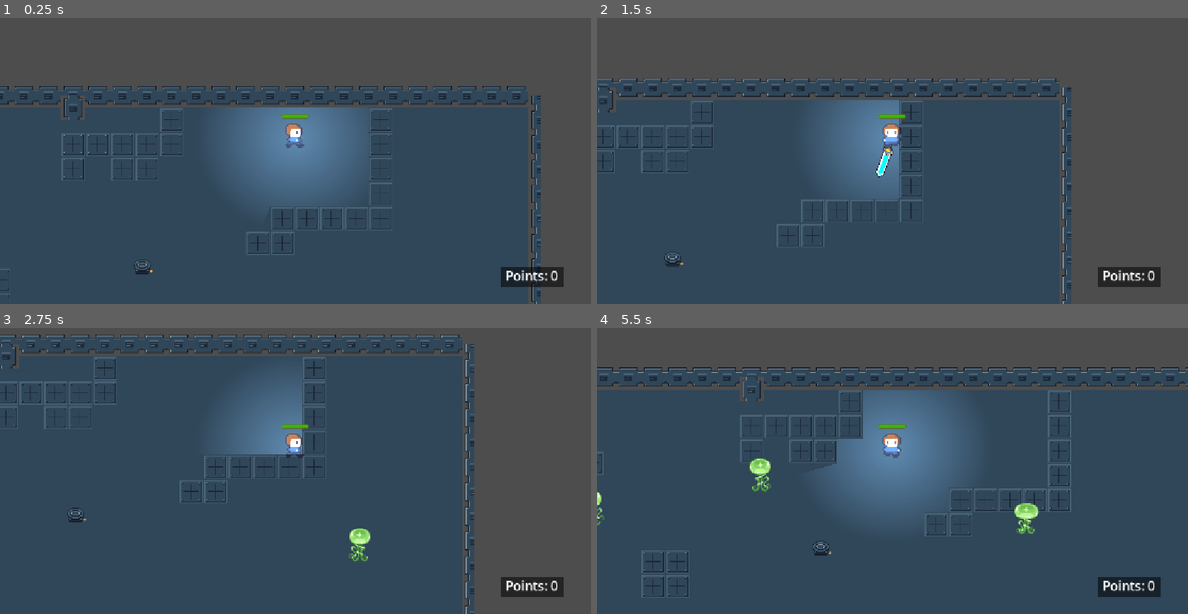
Above: before the commit, frames 1-4 (two rows, left to right).
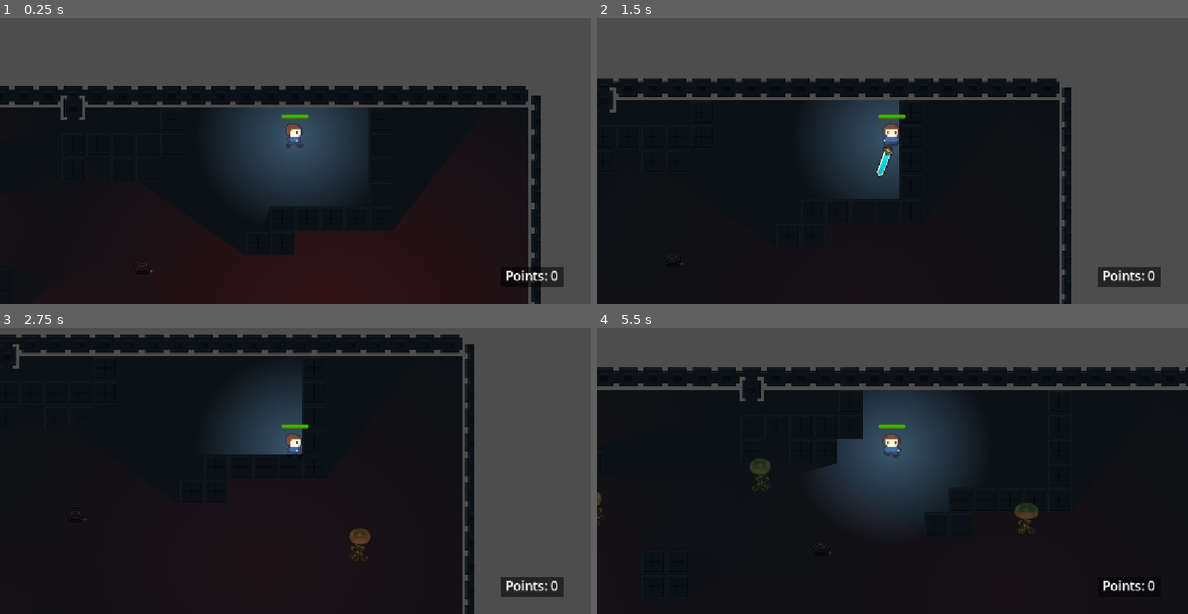
Above: after the commit, the same moments.

Repository: Simi-jpg/codesmelt-jam
Game: Godot game, scene res://scenes/level/dark-survival.tscn
Same seed, same stepped clock (60 frames per second), same inputs: the game is played once before the commit and once after it. This scene is started directly instead of the project's main scene.
Inputs (mouse positions are in pixels of both pictures, inside the frame that each line leads up to):
- Up to frame 1 (0.25 s): no input
- Up to frame 2 (1.5 s): tap Enter (interact) at 0.5 s; move the mouse to (1022, 120) at 0.52 s; hold Right (ui_right) 0.53-1.28 s; hold R 0.53-1.28 s; move the mouse to (774, 155) at 1.27 s; hold Down (ui_down) from 1.28 s (still down); click (774, 155) at 1.35 s
- Up to frame 3 (2.75 s): tap R at 1.55 s; move the mouse to (354, 373) at 2.02 s; release Down (ui_down) at 2.03 s; hold Right (ui_right) from 2.03 s (still down); hold R from 2.03 s (still down); tap Enter (interact) at 2.1 s
- Up to frame 4 (5.5 s): move the mouse to (862, 513) at 2.77 s; release Right (ui_right) at 2.78 s; release R at 2.78 s; hold Up (ui_up) 2.78-3.53 s; tap R at 2.85, 4.55 s; move the mouse to (1069, 496) at 3.52 s; hold R 3.53-4.28 s; hold Left (ui_left) 3.53-5.03 s; move the mouse to (715, 396) at 4.27 s; click (715, 396) at 4.35 s; move the mouse to (922, 448) at 5.02 s; hold Down (ui_down) from 5.03 s (still down); hold R from 5.03 s (still down); tap Enter (interact) at 5.1 s

The runs differ from the first frame. In frame 1, 67% of the frame differs, in the area x 0-92%, y 23-100%; in frame 2, 61%; in frame 3, 76%; in frame 4, 84%, in the area x 0-100%, y 14-100%.

Commit message:
dark-level UI

Diff:
--- a/project-red-gem/scenes/level/dark-survival.tscn
+++ b/project-red-gem/scenes/level/dark-survival.tscn
@@ -1,6 +1,8 @@
 [gd_scene format=4 uid="uid://c84jqr40885ft"]
 
+[ext_resource type="Script" uid="uid://buhwg7shwfwr6" path="res://scenes/level/dark_survival.gd" id="1_2foc5"]
 [ext_resource type="Texture2D" uid="uid://iq44r7inac43" path="res://tilesets/orbital_oupost_tileset.png" id="1_djpml"]
+[ext_resource type="Script" uid="uid://b0hlkl2nvq4yn" path="res://scripts/alarm_light.gd" id="2_dqa5a"]
 [ext_resource type="PackedScene" uid="uid://bkn3q84g6m28" path="res://scenes/character/player.tscn" id="2_vp4u4"]
 [ext_resource type="Texture2D" uid="uid://disgdf012s6m3" path="res://sprites/storage-equipment/control_terminal.png" id="3_djpml"]
 [ext_resource type="Texture2D" uid="uid://b1se02n4rdvlb" path="res://sprites/storage-equipment/communications_antenna.png" id="4_vp4u4"]
@@ -296,11 +298,41 @@
 fill_from = Vector2(0.5, 0.5)
 fill_to = Vector2(0.859375, 0.13368055)
 
+[sub_resource type="RectangleShape2D" id="RectangleShape2D_0cnue"]
+size = Vector2(105, 33)
+
 [node name="Dark" type="Node2D" unique_id=1742219981]
+script = ExtResource("1_2foc5")
 
 [node name="TileMapLayer" type="TileMapLayer" parent="." unique_id=731028297]
 tile_map_data = PackedByteArray("AAACAAAAAAAFAAUAAAACAAEAAAAAAAAAAAADAAAAAAAEAAUAAAADAAEAAAAAAAAAAAACAAIAAAAAAAAAAAACAA …(48944 unchanged characters)…
 tile_set = SubResource("TileSet_3qdwu")
+
+[node name="AlarmLights" type="Node2D" parent="." unique_id=1229898432]
+
+[node name="AlarmLight" type="PointLight2D" parent="AlarmLights" unique_id=1800866494]
+position = Vector2(878, 284)
+scale = Vector2(14.343751, 11.170284)
+color = Color(0.9019608, 0, 0, 1)
+shadow_enabled = true
+texture = SubResource("GradientTexture2D_0cnue")
+script = ExtResource("2_dqa5a")
+
+[node name="AlarmLight2" type="PointLight2D" parent="AlarmLights" unique_id=38999231]
+position = Vector2(327, 391)
+scale = Vector2(10.203123, 7.945745)
+color = Color(0.9019608, 0, 0, 1)
+shadow_enabled = true
+texture = SubResource("GradientTexture2D_0cnue")
+script = ExtResource("2_dqa5a")
+
+[node name="AlarmLight3" type="PointLight2D" parent="AlarmLights" unique_id=1750500836]
+position = Vector2(205, 128)
+scale = Vector2(10.203123, 7.945745)
+color = Color(0.9019608, 0, 0, 1)
+shadow_enabled = true
+texture = SubResource("GradientTexture2D_0cnue")
+script = ExtResource("2_dqa5a")
 
 [node name="Player" parent="." unique_id=424066194 instance=ExtResource("2_vp4u4")]
 position = Vector2(833, 55)
@@ -314,7 +346,6 @@
 zoom = Vector2(1.5, 1.5)
 
 [node name="CanvasModulate" type="CanvasModulate" parent="." unique_id=1516921600]
-visible = false
 color = Color(0.24115604, 0.24115604, 0.24115604, 1)
 
 [node name="LockdownTerminal" type="Node2D" parent="." unique_id=242163166]
@@ -333,12 +364,17 @@
 scale = Vector2(1.5937499, 1.5079329)
 color = Color(0.41005328, 0.51578, 0.8420519, 1)
 energy = 0.7
-shadow_enabled = true
 texture = SubResource("GradientTexture2D_5aaoj")
 
 [node name="ReactorConsole" type="Sprite2D" parent="LockdownTerminal" unique_id=1001498348]
 position = Vector2(25, -34)
 texture = ExtResource("5_3471q")
+
+[node name="Area2D" type="Area2D" parent="LockdownTerminal" unique_id=1908685100]
+
+[node name="CollisionShape2D" type="CollisionShape2D" parent="LockdownTerminal/Area2D" unique_id=268676357]
+position = Vector2(1, 0)
+shape = SubResource("RectangleShape2D_0cnue")
 
 [node name="EnemySpawner" parent="." unique_id=1311857829 instance=ExtResource("6_3471q")]
 spawn_scene = ExtResource("7_ffuv3")
@@ -356,7 +392,7 @@
 
 [node name="PotionSpawner" parent="." unique_id=977113792 instance=ExtResource("6_3471q")]
 spawn_scene = ExtResource("8_ffuv3")
-spawn_interval = 2.8449999999999998
+spawn_interval = 9.225
 
 [node name="Marker2D" parent="PotionSpawner/SpawnPoints" parent_id_path=PackedInt32Array(977113792, 2106555087) index="0" unique_id=1825563346]
 position = Vector2(634, 220)
@@ -376,5 +412,33 @@
 [node name="CableReel3" type="Sprite2D" parent="PotionSpawner/SpawnPoints/Marker2D3" index="0" unique_id=114006631]
 texture = ExtResource("9_5aaoj")
 
+[node name="HealthPotion2" parent="." unique_id=743904258 instance=ExtResource("8_ffuv3")]
+position = Vector2(1049, 545)
+
+[node name="Timer" type="Timer" parent="." unique_id=593182452]
+wait_time = 60.0
+one_shot = true
+
+[node name="CanvasLayer" type="CanvasLayer" parent="." unique_id=1393503602]
+
+[node name="Label" type="Label" parent="CanvasLayer" unique_id=1126640930]
+visible = false
+anchors_preset = 8
+anchor_left = 0.5
+anchor_top = 0.5
+anchor_right = 0.5
+anchor_bottom = 0.5
+offset_left = -105.5
+offset_top = -11.5
+offset_right = 105.5
+offset_bottom = 11.5
+grow_horizontal = 2
+grow_vertical = 2
+text = "Press r to disable lockdown"
+
+[connection signal="body_entered" from="LockdownTerminal/Area2D" to="." method="_on_area_2d_body_entered"]
+[connection signal="body_exited" from="LockdownTerminal/Area2D" to="." method="_on_area_2d_body_exited"]
+[connection signal="timeout" from="Timer" to="." method="_on_timer_timeout"]
+
 [editable path="EnemySpawner"]
 [editable path="PotionSpawner"]
--- /dev/null
+++ b/project-red-gem/scenes/level/dark_survival.gd
@@ -0,0 +1,30 @@
+extends Node2D
+
+var in_range = false
+@onready var alarm_lights: Node2D = $AlarmLights
+@onready var label: Label = $CanvasLayer/Label
+
+@onready var timer: Timer = $Timer
+
+func _process(delta: float) -> void:
+	print(timer.time_left)
+
+func _input(event):
+	if Input.is_key_pressed(KEY_R):
+		start_timer()
+
+func _on_area_2d_body_entered(body: Node2D) -> void:
+	if body.is_in_group("player"):
+		in_range = true
+		label.show()
+func start_timer():
+	timer.start()
+
+
+func _on_area_2d_body_exited(body: Node2D) -> void:
+	if body.is_in_group("player"):
+		in_range = false
+
+
+func _on_timer_timeout() -> void:
+	alarm_lights.visible = false
--- a/project-red-gem/scripts/Global.gd
+++ b/project-red-gem/scripts/Global.gd
@@ -6,14 +6,14 @@
 
 func _ready() -> void:
 	update_points_ui()
-
+func reset_points():
+	points = 0
+	update_points_ui()
 func add_points(amount: int):
 	points += amount
 	update_points_ui()
 func get_points():
 	return points
-func reset_points():
-	points = 0
 
 func update_points_ui():
 	points_label.text = "Points: " + str(points)
--- /dev/null
+++ b/project-red-gem/scripts/alarm_light.gd
@@ -0,0 +1,12 @@
+extends PointLight2D
+
+@export var min_energy: float = 0.04
+@export var max_energy: float = 0.5
+@export var pulse_speed: float = 1.0
+
+func _ready() -> void:
+	var tween = create_tween()
+	tween.set_loops()
+
+	tween.tween_property(self, "energy", max_energy, pulse_speed)
+	tween.tween_property(self, "energy", min_energy, pulse_speed)
--- a/project-red-gem/scripts/player.gd
+++ b/project-red-gem/scripts/player.gd
@@ -67,6 +67,7 @@
 
 
 func _on_died():
+	Global.reset_points()
 	get_tree().reload_current_scene()
 
 
Not shown, added: project-red-gem/scenes/level/dark_survival.gd.uid
Not shown, added: project-red-gem/scripts/alarm_light.gd.uid
